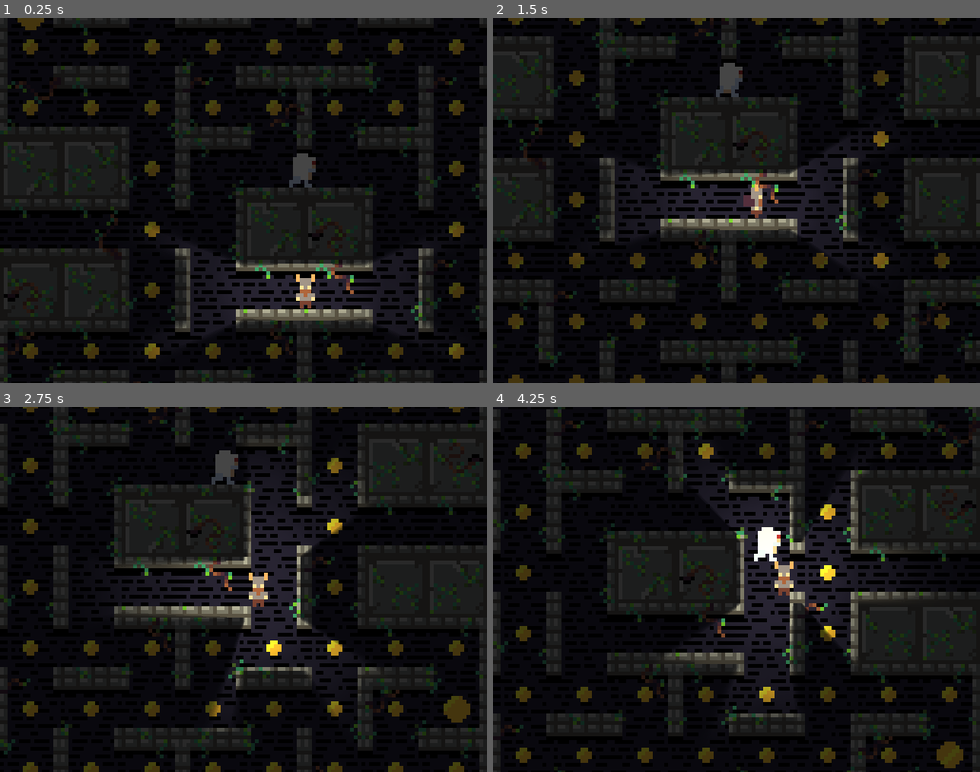
Above: before the commit, frames 1-4 (two rows, left to right).
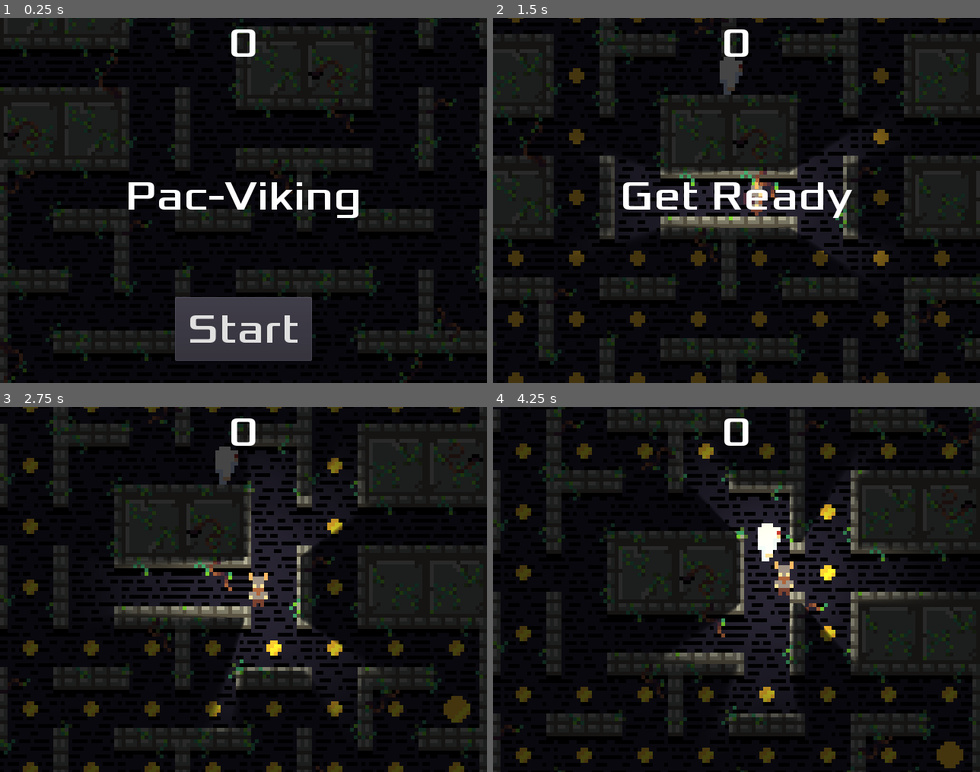
Above: after the commit, the same moments.

Repository: mattdibi/pac-viking
Game: Godot game, scene res://Main.tscn
The game is run twice, just before and just after one commit, with the same random seed, the same clock (stepped at 60 frames per second) and the same inputs.
Inputs (mouse positions are in pixels of both pictures, inside the frame that each line leads up to):
- Up to frame 1 (0.25 s): no input
- Up to frame 2 (1.5 s): click (736, 328) at 0.5 s, where only the run after the commit has a clickable "Start"; hold Right (ui_right) from 1.28 s (still down)
- Up to frame 3 (2.75 s): release Right (ui_right) at 2.03 s; hold Down (ui_down) from 2.03 s (still down)
- Up to frame 4 (4.25 s): release Down (ui_down) at 2.78 s; hold Right (ui_right) 2.78-3.53 s; hold Up (ui_up) from 3.53 s (still down)

The runs differ from the first frame. In frame 1, 29% of the frame differs, in the area x 0-100%, y 0-100%; in frame 2, 9.0%; in frame 3, 0.7%; in frame 4, 0.7%.

Commit message:
Added HUD

Diff:
--- /dev/null
+++ b/HUD.gd
@@ -0,0 +1,29 @@
+extends CanvasLayer
+
+signal start_game
+
+func show_message(text):
+	$Message.text = text
+	$Message.show()
+	$MessageTimer.start()
+
+func show_game_over():
+	show_message("Game Over")
+	# Wait until the MessageTimer has counted down.
+	yield($MessageTimer, "timeout")
+
+	$Message.text = "Dodge the\nYeti!"
+	$Message.show()
+	# Make a one-shot timer and wait for it to finish.
+	yield(get_tree().create_timer(1), "timeout")
+	$StartButton.show()
+
+func update_score(score):
+	$ScoreLabel.text = str(score)
+
+func _on_MessageTimer_timeout():
+	$Message.hide()
+
+func _on_StartButton_pressed():
+	$StartButton.hide()
+	emit_signal("start_game")
--- /dev/null
+++ b/HUD.tscn
@@ -0,0 +1,56 @@
+[gd_scene load_steps=4 format=2]
+
+[ext_resource path="res://assets/fonts/Xolonium-Regular.ttf" type="DynamicFontData" id=1]
+[ext_resource path="res://HUD.gd" type="Script" id=2]
+
+[sub_resource type="DynamicFont" id=1]
+size = 54
+font_data = ExtResource( 1 )
+
+[node name="HUD" type="CanvasLayer"]
+script = ExtResource( 2 )
+
+[node name="ScoreLabel" type="Label" parent="."]
+anchor_right = 1.0
+margin_bottom = 78.0
+custom_fonts/font = SubResource( 1 )
+text = "0"
+align = 1
+__meta__ = {
+"_edit_use_anchors_": false
+}
+
+[node name="Message" type="Label" parent="."]
+anchor_top = 0.5
+anchor_right = 1.0
+anchor_bottom = 0.5
+margin_top = -39.0
+margin_bottom = 39.0
+custom_fonts/font = SubResource( 1 )
+text = "Pac-Viking"
+align = 1
+__meta__ = {
+"_edit_use_anchors_": false
+}
+
+[node name="StartButton" type="Button" parent="."]
+anchor_left = 0.5
+anchor_top = 1.0
+anchor_right = 0.5
+anchor_bottom = 1.0
+margin_left = -90.0
+margin_top = -113.0
+margin_right = 90.0
+margin_bottom = -29.0
+custom_fonts/font = SubResource( 1 )
+text = "Start"
+__meta__ = {
+"_edit_use_anchors_": false
+}
+
+[node name="MessageTimer" type="Timer" parent="."]
+wait_time = 2.0
+one_shot = true
+
+[connection signal="pressed" from="StartButton" to="." method="_on_StartButton_pressed"]
+[connection signal="timeout" from="MessageTimer" to="." method="_on_MessageTimer_timeout"]
--- a/Main.gd
+++ b/Main.gd
@@ -26,7 +26,10 @@
 ]
 
 # Called when the node enters the scene tree for the first time.
-func _ready():
+func new_game():
+	#$HUD.update_score(score)
+	$HUD.show_message("Get Ready")
+
 	$Player.start($PlayerStartPosition.position)
 	$AkabeiMob.start($AkabeiStartPosition.position)
 
@@ -47,6 +50,9 @@
 		add_child(coin)
 		coin.start(coin_pos)
 
-# Called every frame. 'delta' is the elapsed time since the previous frame.
-#func _process(delta):
-#	pass
+func game_over():
+	pass
+	# $HUD.show_game_over()
+
+func _on_Player_update_score(score):
+	$HUD.update_score(score)
--- a/Main.tscn
+++ b/Main.tscn
@@ -1,8 +1,9 @@
-[gd_scene load_steps=7 format=2]
+[gd_scene load_steps=8 format=2]
 
 [ext_resource path="res://Player.tscn" type="PackedScene" id=1]
 [ext_resource path="res://Main.gd" type="Script" id=2]
 [ext_resource path="res://AkabeiMob.tscn" type="PackedScene" id=3]
+[ext_resource path="res://HUD.tscn" type="PackedScene" id=4]
 [ext_resource path="res://TileMap.tscn" type="PackedScene" id=5]
 [ext_resource path="res://assets/art/map/VikingTilesetDetails.png" type="Texture" id=6]
 
@@ -88,3 +89,8 @@
 cell_size = Vector2( 16, 16 )
 format = 1
 tile_data = PoolIntArray( 6, -1610612735, 0, 9, 1, 0, 131072, 1610612736, 0, 131075, 2, 0, 131076, 1, 0, 131079, 2, 0,  …(316 unchanged characters)…
+
+[node name="HUD" parent="." instance=ExtResource( 4 )]
+
+[connection signal="update_score" from="Player" to="." method="_on_Player_update_score"]
+[connection signal="start_game" from="HUD" to="." method="new_game"]
--- a/Player.gd
+++ b/Player.gd
@@ -1,4 +1,6 @@
 extends KinematicBody2D
+
+signal update_score(score)
 
 # Declare member variables here.
 const NORMAL_SPEED = 250  # How fast the player will move (pixels/sec).
@@ -75,6 +77,7 @@
 
 func add_coin():
 	coins += 1
+	emit_signal("update_score", coins)
 	print("Coins: ", coins)
 
 func power_up():
Not shown, added: assets/fonts/FONTLOG.txt
Not shown, added: assets/fonts/LICENSE.txt
Binary file added: assets/fonts/Xolonium-Regular.ttf
